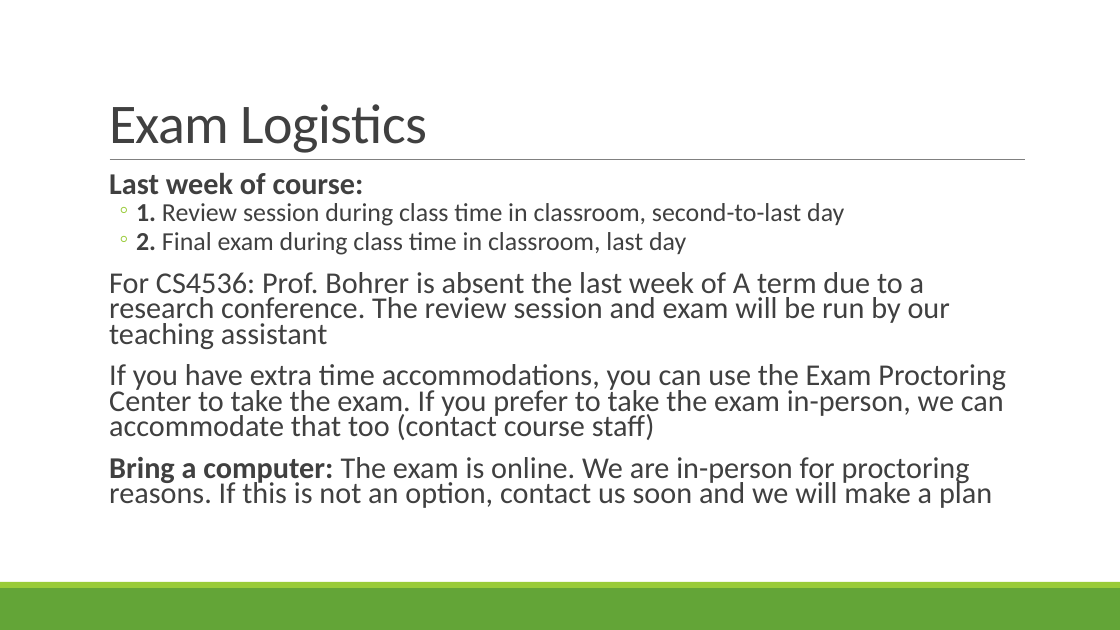
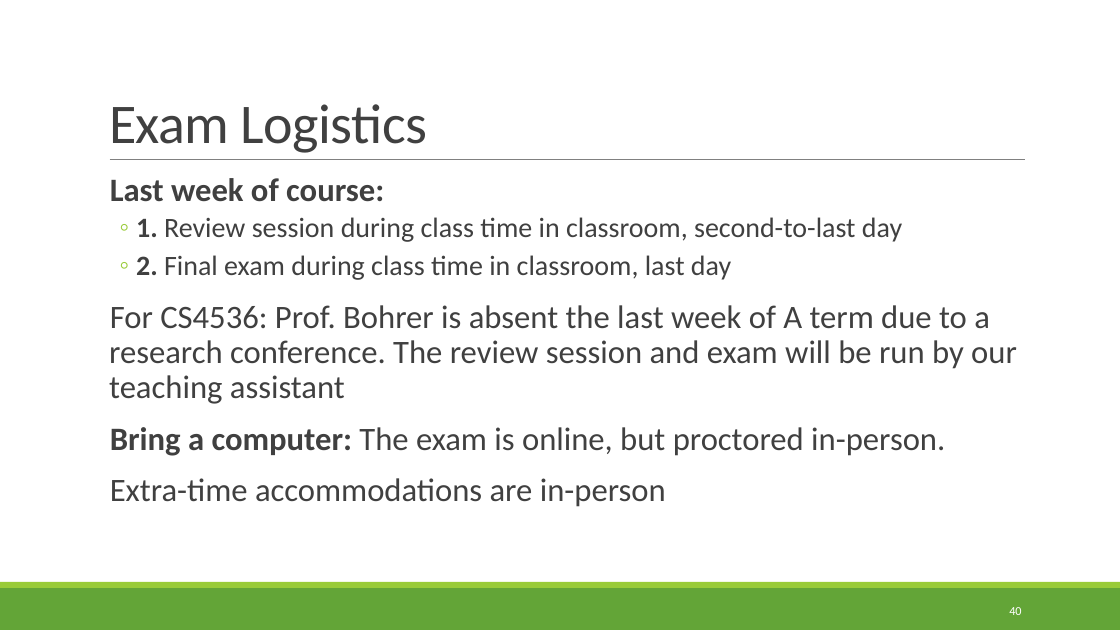
Before and after one commit to rbohrer/pl-course, a slide deck: slide 40 of LectureSlides/12Play.pptx (slide 36 before the commit). Drawn at 1120x630 pixels with LibreOffice and Linux fonts; fonts in the diff are those of the drawing. Boxes give left, top, right and bottom in pixels: in the first picture for what was removed or moved away, otherwise in the second. Text is boxed around its words. In the diff, an @@ line names an element or a change of style, - is before the commit and + after.

```diff
--- a/LectureSlides/12Play.pptx
+++ b/LectureSlides/12Play.pptx
@@ text at [109, 178, 1017, 404]: size 25.9 to 28 pt in "Last week of course:", "For CS4536: Prof. Bohrer is absent the ..."; size 22.2 to 24 pt in "1. Review session during class time in ...", "2. Final exam during class time in ..."; line spacing 0.7 to 0.9 @@
@@ text at [110, 427, 945, 507]: text changed; size 25.9 to 28 pt @@
-  If you have extra time accommodations, you can use the Exam Proctoring Center to take the exam. If you prefer to take the exam in-person, we can accommodate that too (contact course staff)
-  Bring a computer: The exam is online. We are in-person for proctoring reasons. If this is not an option, contact us soon and we will make a plan
+  Bring a computer: The exam is online, but proctored in-person.
+  Extra-time accommodations are in-person
@@ page number added at [1009, 607, 1021, 615], 10.5 pt, text #FFFFFF @@
+40
```
Also in this commit, not shown: 35 other slides changed, 4 slides added.
